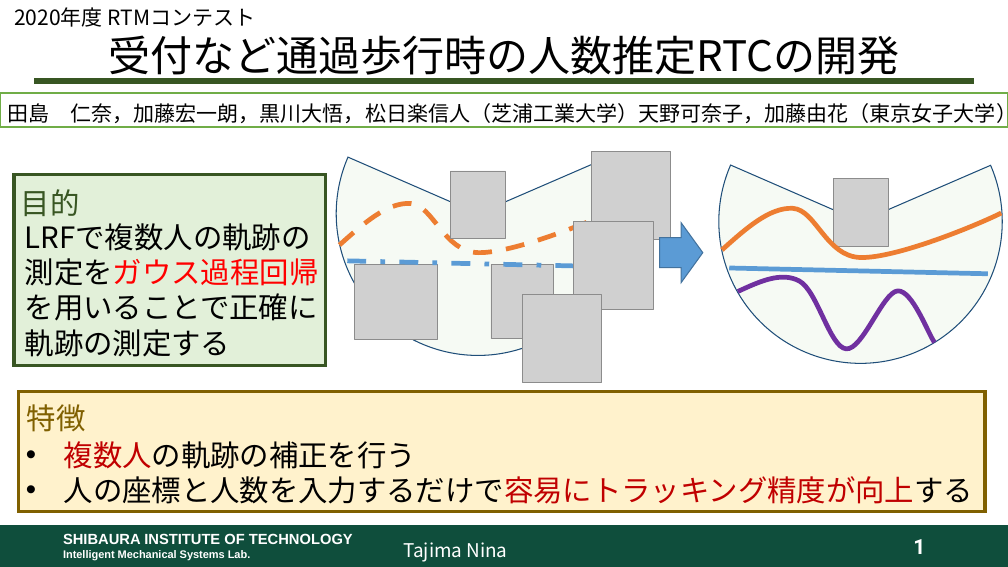
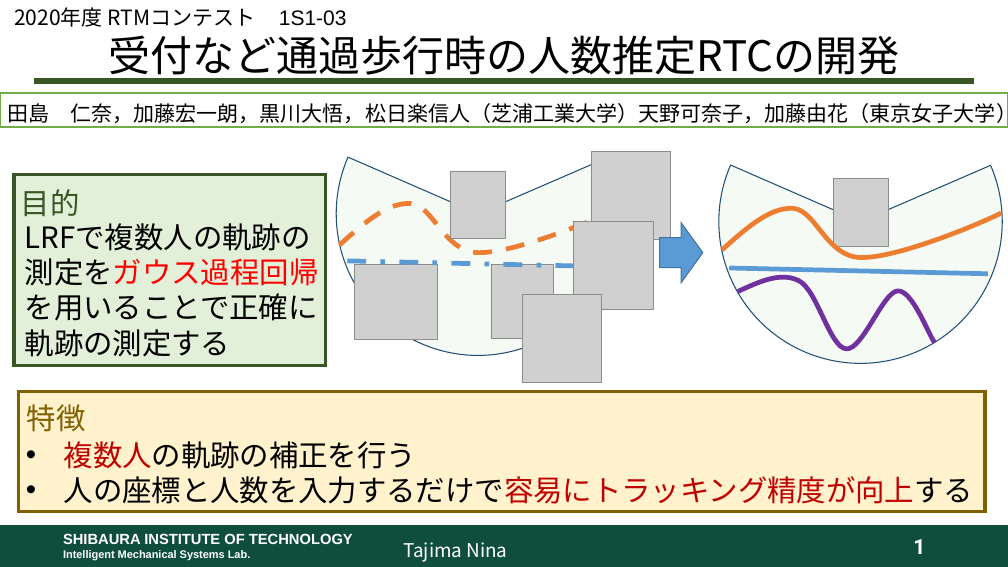
Before and after one commit to TajimaNina/Reception_trajectory_estimation_system, a slide deck: slide 1 of Overview/RTM2020_受付など通過歩行時の人数推定RTCの開発.pptx. Drawn at 1008x567 pixels with LibreOffice and Linux fonts; fonts in the diff are those of the drawing; grey boxes stand for pictures; background and template pictures are left out. Boxes give left, top, right and bottom in pixels: in the first picture for what was removed or moved away, otherwise in the second. Text is boxed around its words. In the diff, an @@ line names an element or a change of style, - is before the commit and + after.

Commit message:
overview

```diff
--- a/Overview/RTM2020_受付など通過歩行時の人数推定RTCの開発.pptx
+++ b/Overview/RTM2020_受付など通過歩行時の人数推定RTCの開発.pptx
@@ text added at <box>279,10,347,26</box>, 20 pt, text #000000 @@
+1S1-03
```
